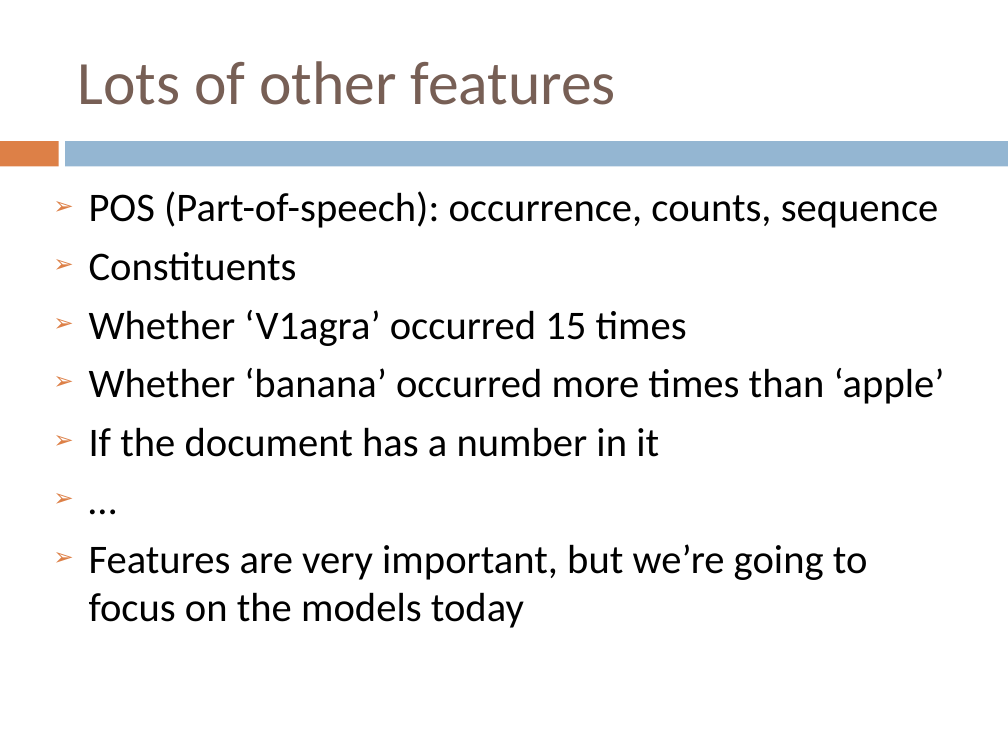
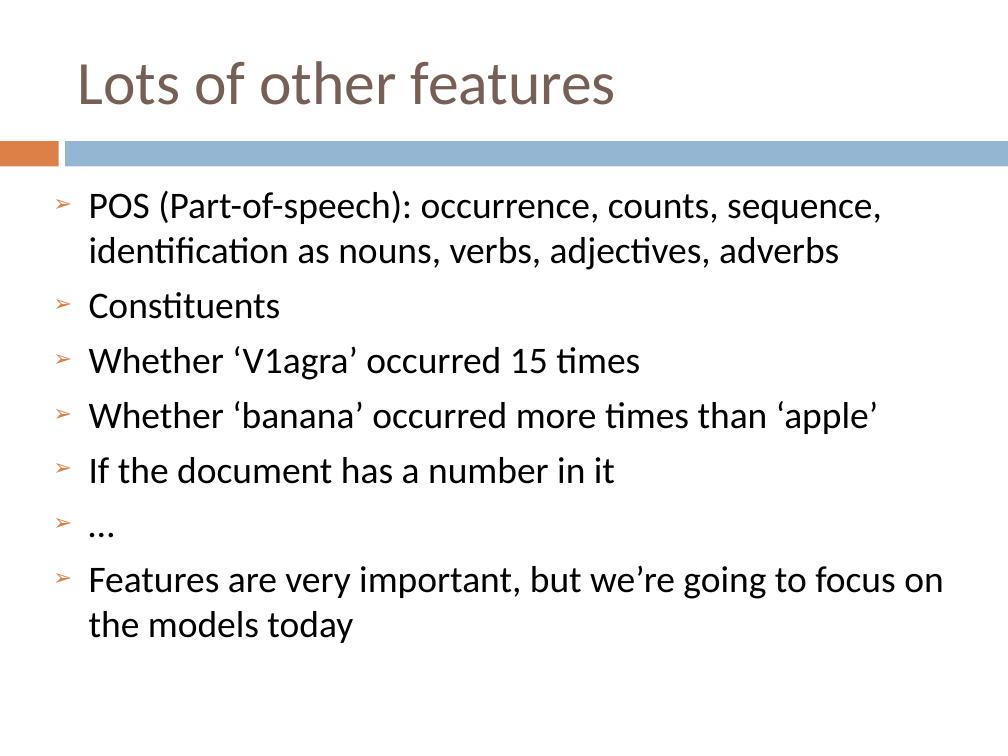
Before and after one commit to FurkanGozukara/CSE419_2018, a slide deck: slide 13 of Lecture 6 - Feature Selection.pptx. Drawn at 1008x756 pixels with LibreOffice and Linux fonts; fonts in the diff are those of the drawing. Boxes give left, top, right and bottom in pixels: in the first picture for what was removed or moved away, otherwise in the second. Text is boxed around its words. In the diff, an @@ line names an element or a change of style, - is before the commit and + after.

Commit message:
lecture 7 upload

```diff
--- a/Lecture 6 - Feature Selection.pptx
+++ b/Lecture 6 - Feature Selection.pptx
@@ text at box(89, 190, 882, 270): text changed; size 29 to 26.8 pt @@
-➢ POS (Part-of-speech): occurrence, counts, sequence
+➢ POS (Part-of-speech): occurrence, counts, sequence, identification as nouns, verbs, adjectives, adverbs
@@ text at box(89, 292, 943, 643): size 29 to 26.8 pt in "Constituents", "Whether ‘V1agra’ occurred 15 times", "Whether ‘banana’ occurred more times than ‘apple’", "If the document has a number in ..." and 2 more places @@
```
Also in this commit, not shown: 8 other slides changed, 3 other files.
